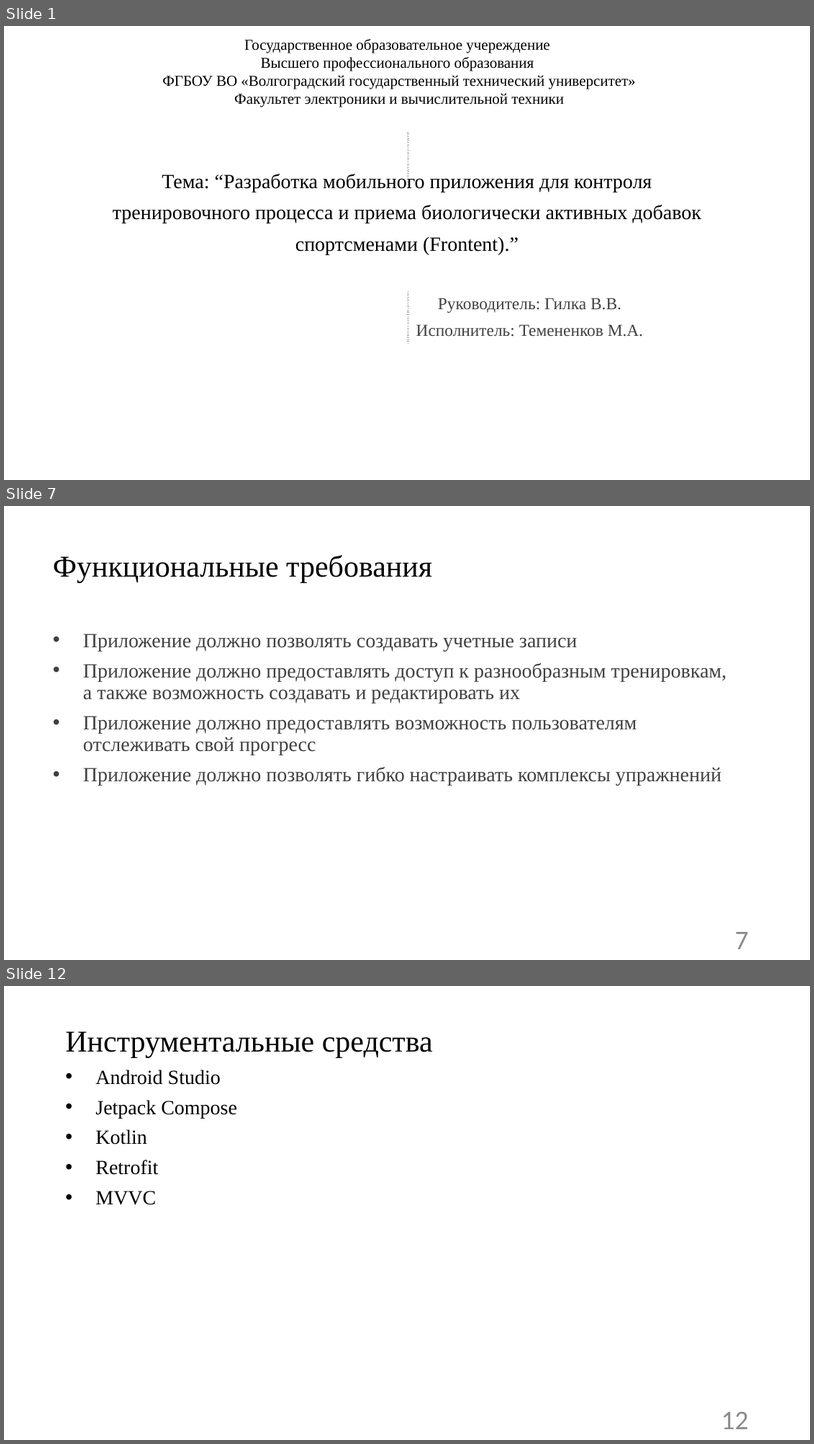
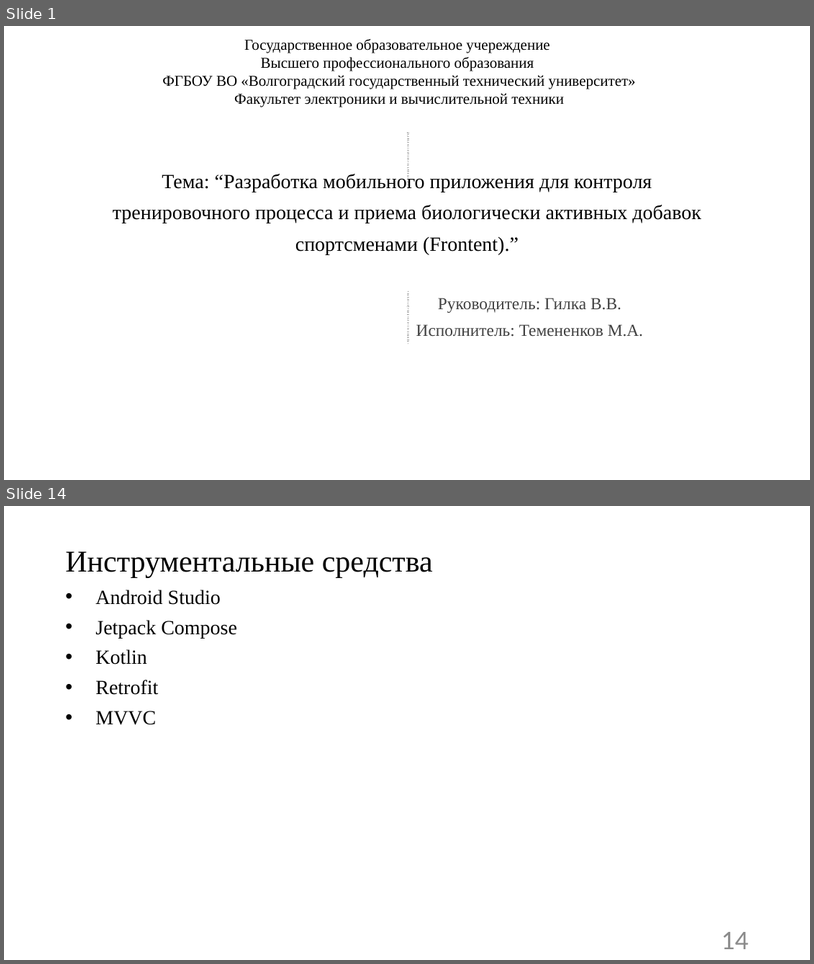
Before and after one commit to vadimgilka/SportApp, a slide deck: Documentation/Documentation Frontend/предзащита.pptx. Shown one above the other, each under a label of ours: slides 1, 7 and 12 before the commit, slides 1 and 14 after it; the slides between them are not shown. The pictures are 814x1444 and 814x964 pixels, drawn with LibreOffice and Linux fonts; fonts in the diff are those of the drawing. Boxes give left, top, right and bottom in pixels: in the first picture for what was removed or moved away, otherwise in the second. Text is boxed around its words. In the diff, an @@ line names an element or a change of style, - is before the commit and + after.

```diff
--- a/Documentation/Documentation Frontend/предзащита.pptx
+++ b/Documentation/Documentation Frontend/предзащита.pptx
@@ slide 7 removed at [4, 506, 810, 960], background #FFFFFF @@
@@ title removed at [53, 555, 432, 582] @@
-Функциональные требования
@@ text removed at [83, 633, 727, 785] @@
-• Приложение должно позволять создавать учетные записи
-• Приложение должно предоставлять доступ к разнообразным тренировкам, а также возможность создавать и редактировать их
-• Приложение должно предоставлять возможность пользователям отслеживать свой прогресс
-• Приложение должно позволять гибко настраивать комплексы упражнений
@@ page number removed at [736, 932, 749, 949] @@
-7
@@ what was slide 12 is now slide 14 @@
@@ page number at [722, 932, 749, 949]: text changed @@
-12
+14
```
Also in this commit, not shown: 7 slides changed, 7 slides added, 4 other slides removed, 8 other files.
